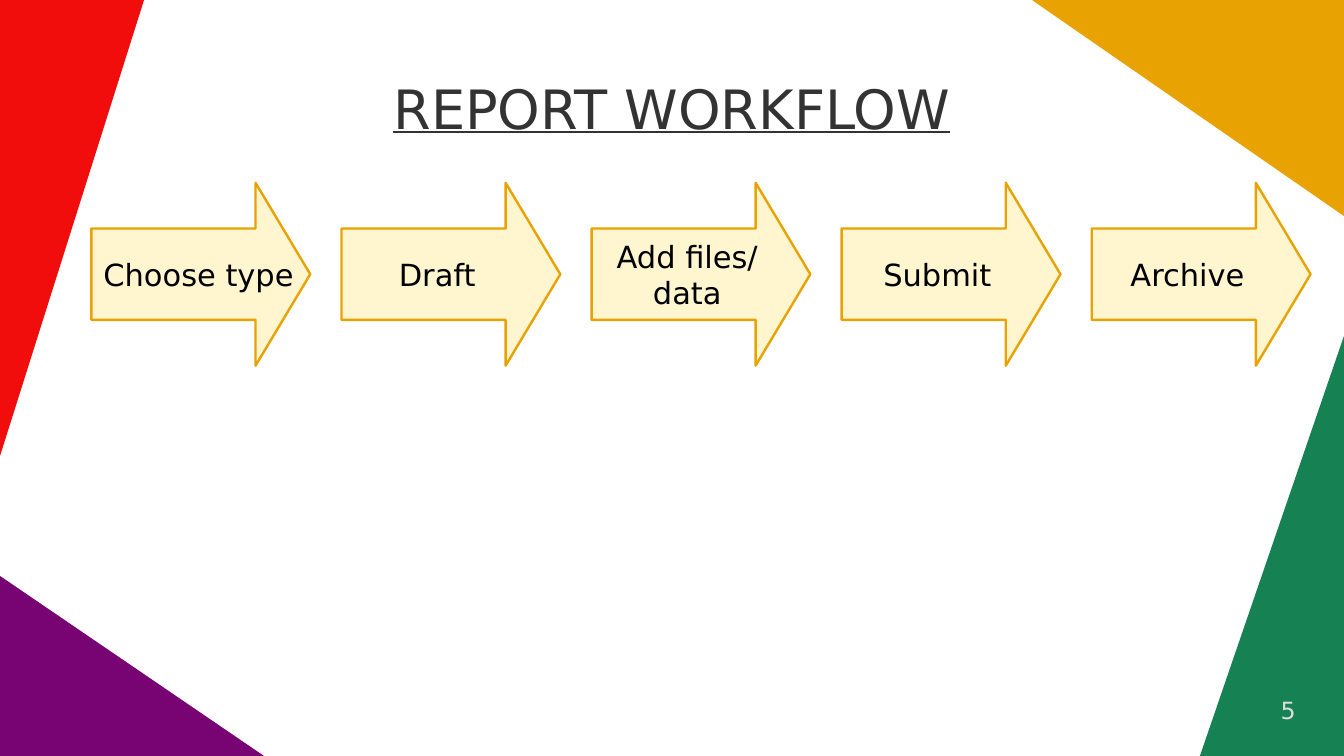
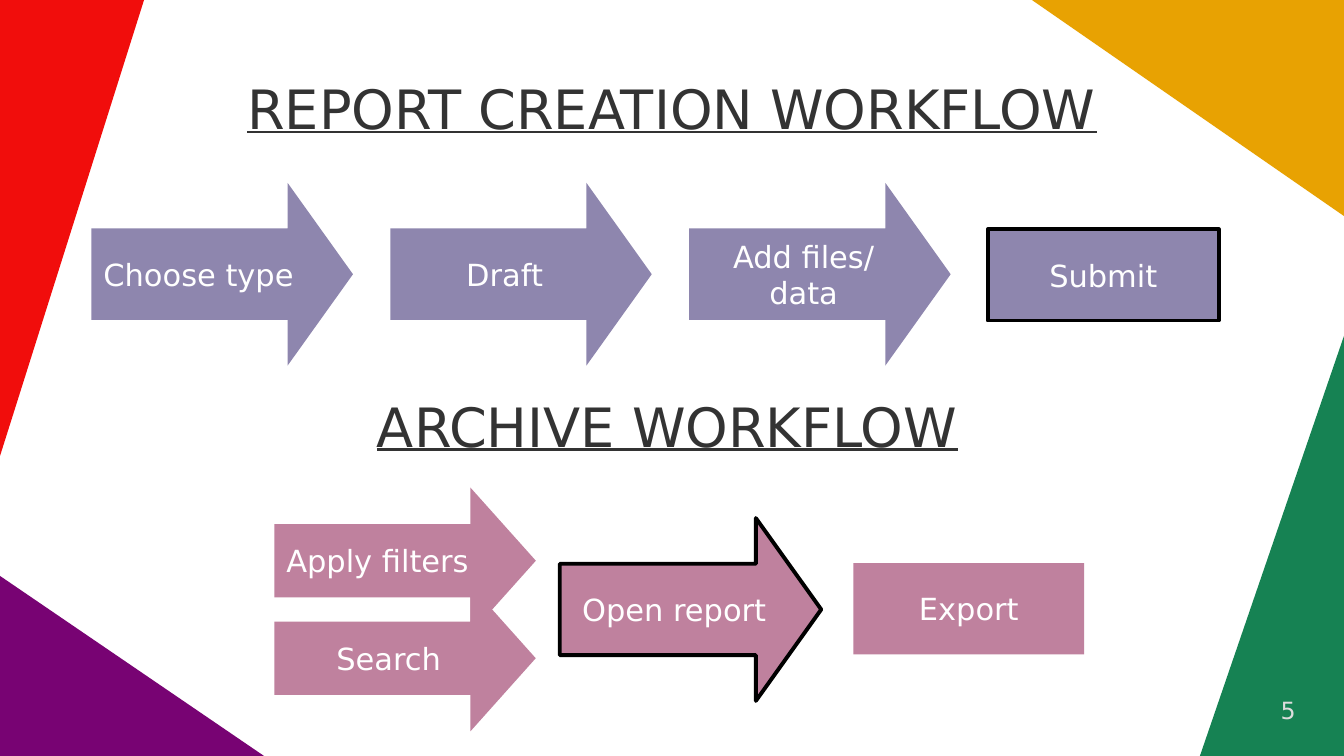
Before and after one commit to AhlinGregor/MIT_Project2526, a slide deck: slide 5 of Presentation.odp. Drawn at 1344x756 pixels with LibreOffice and Linux fonts; fonts in the diff are those of the drawing. Boxes give left, top, right and bottom in pixels: in the first picture for what was removed or moved away, otherwise in the second. Text is boxed around its words. In the diff, an @@ line names an element or a change of style, - is before the commit and + after.

```diff
--- a/Presentation.odp
+++ b/Presentation.odp
@@ title at <box>247,88,1095,133</box>: text changed @@
-REPORT WORKFLOW
+REPORT CREATION WORKFLOW
@@ right arrow "Choose type": place and size @@
-right arrow "Choose type" at <box>91,183,310,366</box>
+right arrow "Choose type" at <box>91,183,354,366</box>
@@ right arrow "Draft": place and size @@
-right arrow "Draft" at <box>341,183,560,366</box>
+right arrow "Draft" at <box>390,183,651,366</box>
@@ text colour #000000 to #FFFFFF; fill #FFF5CE to #8E86AE; outline #E8A202 1.42 pt to none; proportions changed in 3 elements at <box>91,183,354,366</box>, <box>390,183,651,366</box>, <box>689,183,950,366</box> @@
@@ right arrow "Add files/": place and size @@
-right arrow "Add files/" at <box>592,183,810,366</box>
+right arrow "Add files/" at <box>689,183,950,366</box>
@@ right arrow removed at <box>1093,183,1311,366</box> @@
-Archive
@@ rectangle "Submit": place and size @@
-rectangle "Submit" at <box>842,183,1060,366</box>
+rectangle "Submit" at <box>988,229,1218,321</box>
@@ rectangle "Submit" at <box>988,229,1218,321</box>: text colour #000000 to #FFFFFF; right arrow to rectangle; fill #FFF5CE to #8E86AE; outline #E8A202 1.42 pt to #000000 2.3 pt @@
@@ title added at <box>377,406,957,451</box>, 32 pt, text #333333, underline @@
+ARCHIVE WORKFLOW
@@ right arrow added at <box>274,488,537,634</box>, fill #BF819E, 18 pt, text #FFFFFF @@
+Apply filters
@@ right arrow added at <box>560,518,821,701</box>, fill #BF819E, outline #000000 2.3 pt, 18 pt, text #FFFFFF @@
+Open report
@@ rectangle added at <box>854,563,1084,655</box>, fill #BF819E, 18 pt, text #FFFFFF @@
+Export
@@ right arrow added at <box>274,585,535,732</box>, fill #BF819E, 18 pt, text #FFFFFF @@
+Search
```
Also in this commit, not shown: 5 other slides changed.
